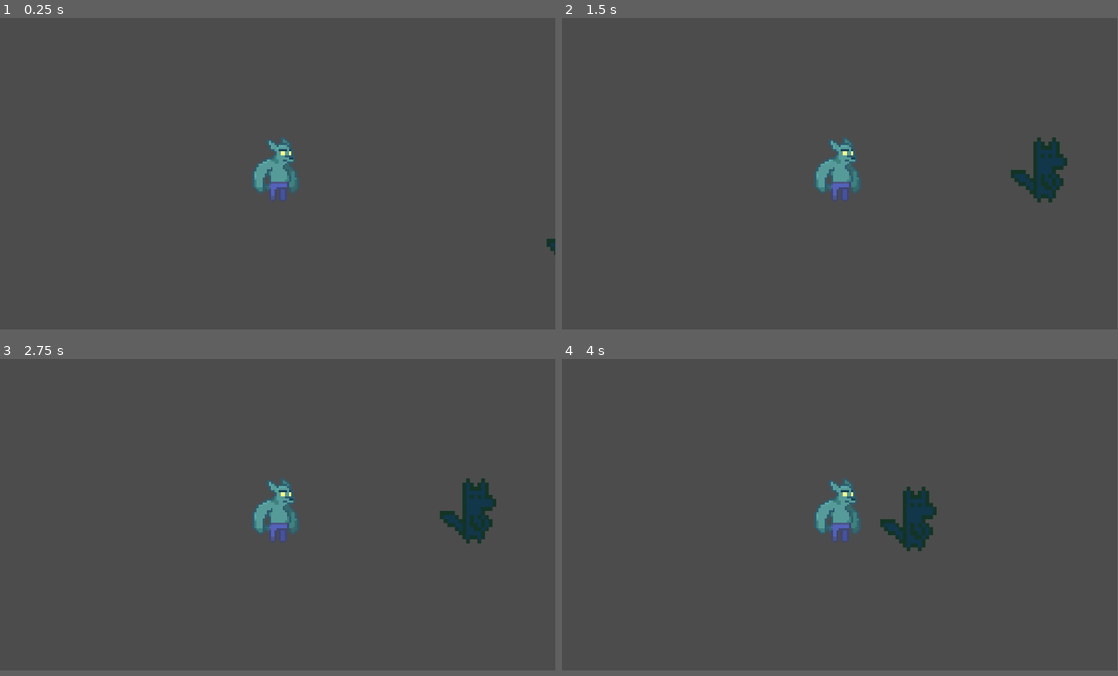
Above: before the commit, frames 1-4 (two rows, left to right).
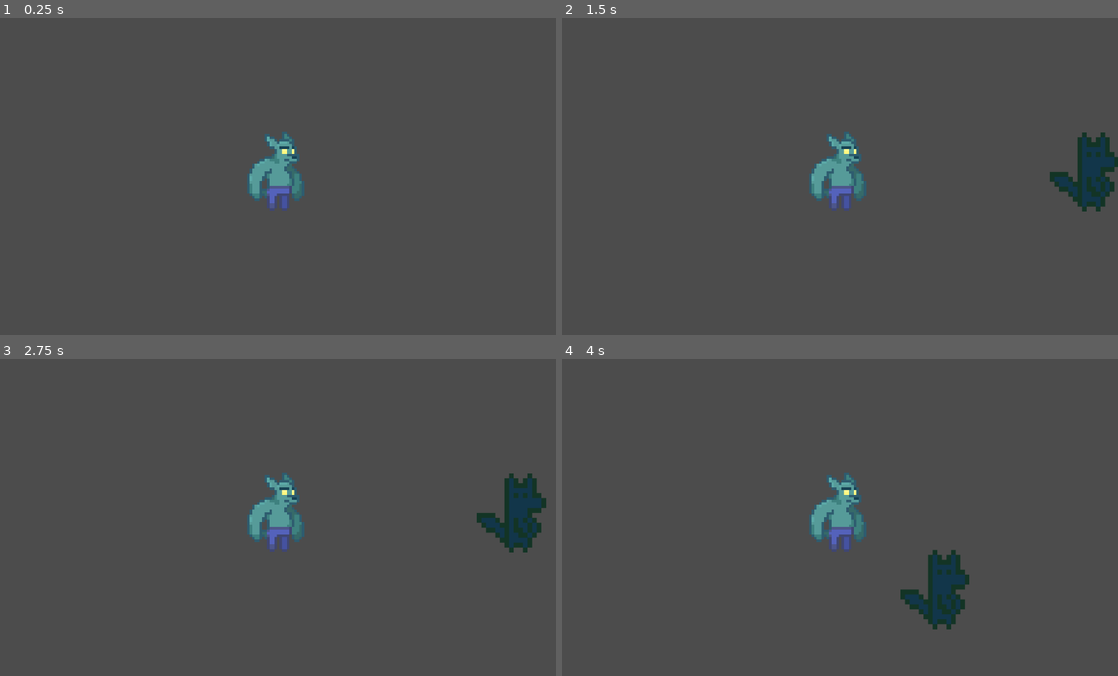
Above: after the commit, the same moments.

Repository: nadiadecar/GGJ2022
Game: Godot game, scene res://Scenes/Principal.tscn
The game is run twice, just before and just after one commit, with the same random seed, the same clock (stepped at 60 frames per second) and the same inputs. The project has no main scene, so this scene is started directly.
Inputs:
- Up to frame 1 (0.25 s): no input
- Up to frame 2 (1.5 s): hold X (attack) 0.53-1.28 s; hold Right (right) from 0.53 s (still down); tap Z (jump) at 0.77 s; tap X (attack) at 1.35 s
- Up to frame 3 (2.75 s): tap Z (jump) at 1.52 s; release Right (right) at 2.03 s; hold Left (left) from 2.03 s (still down); hold X (attack) from 2.03 s (still down)
- Up to frame 4 (4 s): release Left (left) at 2.78 s; release X (attack) at 2.78 s; hold Right (right) from 2.78 s (still down); tap X (attack) at 2.85 s; tap Z (jump) at 3.02, 3.77 s; hold X (attack) from 3.53 s (still down)
In our replay, the window is 799x449 before the commit and 800x457 after it. These sizes can differ from the game's own. Grey fills any space a smaller window leaves; there, only what the larger window draws over its background counts as a difference.

The runs differ from the first frame. In frame 1, 1.1% of the frame differs, in the area x 44-100%, y 35-75%; in frame 2, 3.6%; in frame 3, 3.6%; in frame 4, 3.8%, in the area x 44-74%, y 35-86%.

Commit message:
La monja golpea al hombre lobo hasta matarlo o morir

Diff:
--- a/Scenes/Personajes/Enemy.tscn
+++ b/Scenes/Personajes/Enemy.tscn
@@ -10,6 +10,9 @@
 [sub_resource type="RectangleShape2D" id=2]
 extents = Vector2( 1079, 86 )
 
+[sub_resource type="CircleShape2D" id=3]
+radius = 19.0
+
 [node name="Enemy" type="KinematicBody2D" groups=["enemy"]]
 script = ExtResource( 2 )
 
@@ -18,14 +21,32 @@
 scale = Vector2( 1.3, 1.4 )
 texture = ExtResource( 1 )
 
-[node name="CollisionShape2D" type="CollisionShape2D" parent="." groups=["enemy"]]
+[node name="enemy-body" type="CollisionShape2D" parent="." groups=["enemy"]]
 shape = SubResource( 1 )
 
 [node name="Area2D" type="Area2D" parent="."]
 
 [node name="CollisionShape2D" type="CollisionShape2D" parent="Area2D"]
+visible = false
 position = Vector2( 1, 1 )
 shape = SubResource( 2 )
 
+[node name="trident-right" type="Area2D" parent="."]
+
+[node name="area-right" type="CollisionShape2D" parent="trident-right"]
+position = Vector2( 56, 0 )
+shape = SubResource( 3 )
+
+[node name="trident-left" type="Area2D" parent="."]
+
+[node name="area-left" type="CollisionShape2D" parent="trident-left"]
+position = Vector2( -56, 0 )
+shape = SubResource( 3 )
+
+[node name="Timer" type="Timer" parent="."]
+
 [connection signal="body_entered" from="Area2D" to="." method="_on_Area2D_body_entered"]
 [connection signal="body_exited" from="Area2D" to="." method="_on_Area2D_body_exited"]
+[connection signal="body_entered" from="trident-right" to="." method="_on_tridentright_body_entered"]
+[connection signal="body_entered" from="trident-left" to="." method="_on_tridentleft_body_entered"]
+[connection signal="timeout" from="Timer" to="." method="_on_Timer_timeout"]
--- a/Scripts/Enemy.gd
+++ b/Scripts/Enemy.gd
@@ -1,30 +1,66 @@
 extends KinematicBody2D
 
-var life = 700
+var HP = 700
 var GRAVITY = 400
 var lineal_vel = Vector2.ZERO
 var prota
+var player
 var move = Vector2.ZERO
 var SPEED = 200
+var DAMAGE = 200
+var dead = false
+signal game_over
+
+onready var timer = $Timer
 
 func _physics_process(delta) -> void:
 	# MOVIMIENTO
 	lineal_vel = move_and_slide(lineal_vel, Vector2.UP)
 	lineal_vel.y += GRAVITY * delta
 
-	if prota:
-		move = position.direction_to(prota.position) * SPEED
+	if player:
+		move = position.direction_to(player.position) * SPEED
 	else:
 		move = Vector2.ZERO
 
 	move = move.normalized()
 	move_and_collide(move)
 
+func recive_damage(damage):
+	HP -= damage
+	if HP <= 0:
+		dead = true
+		get_parent().remove_child(self)
 
 func _on_Area2D_body_entered(body):
 	if body != self and body.is_in_group("prota"):
-		prota = body
+		player = body
 
 func _on_Area2D_body_exited(body):
 	if body.is_in_group("prota"):
-		prota = null
+		player = null
+
+
+func _on_tridentright_body_entered(body):
+	if body.is_in_group("prota"):
+		prota = body
+		damage_prota()
+
+func _on_tridentleft_body_entered(body):
+	if body.is_in_group("prota"):
+		prota = body
+		damage_prota()
+
+
+func damage_prota():
+	if prota.HP > 0:
+		prota.recive_damage(DAMAGE)
+		timer.set_wait_time(1.5)
+		timer.start()
+	else:
+		emit_signal("game_over")
+
+
+func _on_Timer_timeout():
+	timer.stop()
+	damage_prota()
--- a/Scripts/Prota.gd
+++ b/Scripts/Prota.gd
@@ -1,10 +1,10 @@
 extends KinematicBody2D
 
 
-var life = 1000
+var HP = 1000
 var GRAVITY = 400
 var lineal_vel = Vector2.ZERO
-var SPEED = 200
+var SPEED = 300
 var ACCELERATION = 1
 var to_right = true
 var can_jump = true
@@ -13,8 +13,7 @@
 var upcoming_change = false
 var on_floor
 var collider
-var kills = 0
-signal end_game
+signal game_over
 
 func _ready() -> void:
 	pass
@@ -33,18 +32,20 @@
 
 	if Input.is_action_pressed("right") and not Input.is_action_pressed("left"):
 		to_right = true
-		lineal_vel.x += 300
+		lineal_vel.x += SPEED
 
 
 	if Input.is_action_pressed("left") and not Input.is_action_pressed("right"):
 		to_right = false
-		lineal_vel.x -= 300
+		lineal_vel.x -= SPEED
 
 
 
 func wolf_attack():
 	collider = false
+
 	var collision = false
+
 	if to_right:
 		if $"attack-right/ray-right".is_colliding():
 			collider = $"attack-right/ray-right".get_collider()
@@ -56,10 +57,14 @@
 
 	if collision:
 		if collider.is_in_group("enemy"):
-			get_parent().remove_child(collider)
-			kills += 1
-			if kills == 100:
-				emit_signal("end_game")
+			collider.recive_damage(400)
+
+
+func recive_damage(damage):
+	HP -= damage
+	print(HP)
+	if HP <= 0:
+		emit_signal("game_over")
 
 
 
--- a/project.godot
+++ b/project.godot
@@ -15,8 +15,8 @@
 
 [display]
 
-window/size/width=1920
-window/size/height=1080
+window/size/width=1568
+window/size/height=896
 
 [global]
 
Not shown: 1 places in Scenes/Personajes/Enemy.tscn that only renumber resources
